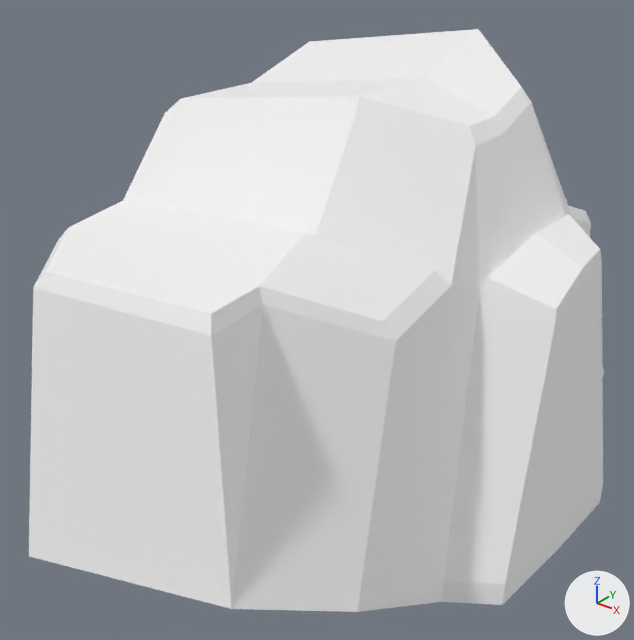
A saved change to the glTF model assets/nature_lowpoly/Rock_Snow_4.glb.
Camera for both pictures: a 50 mm lens placed at (0.702, -1.153, 0.722), pointed at (-0.143, -0.097, 0.067). Arrows for +X, +Y and +Z are at lower right; the lights stay in place. The older version comes first.

Objects in the first picture: 'Rock_Snow_4'.
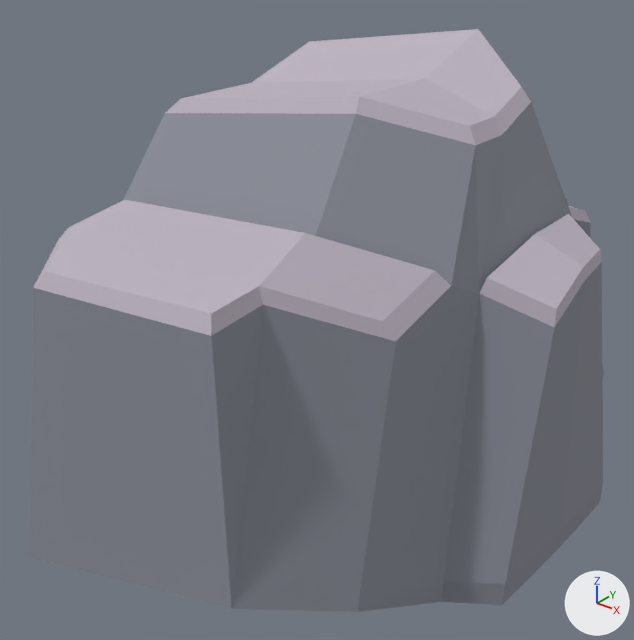
What changed in the scene script:
```text
Change mat_rock:
    mat_rock.metallic: 1.0 -> 0.0
    mat_rock.base_color: (1.0, 1.0, 1.0) -> (0.244, 0.258, 0.303)  # white #ffffff -> grey #878b96
    mat_rock.roughness: 1.0 -> 0.9
Change mat_snow:
    mat_snow.metallic: 1.0 -> 0.0
    mat_snow.base_color: (1.0, 1.0, 1.0) -> (0.503, 0.451, 0.527)  # white #ffffff -> light grey #bcb3c0
```

Pixel boxes (x1, y1, x2, y2) of what changed, in the pictures (634 x 640 px):
'Rock_Snow_4', recoloured, surface changed (white to grey)
    both: (29, 29, 604, 612)
